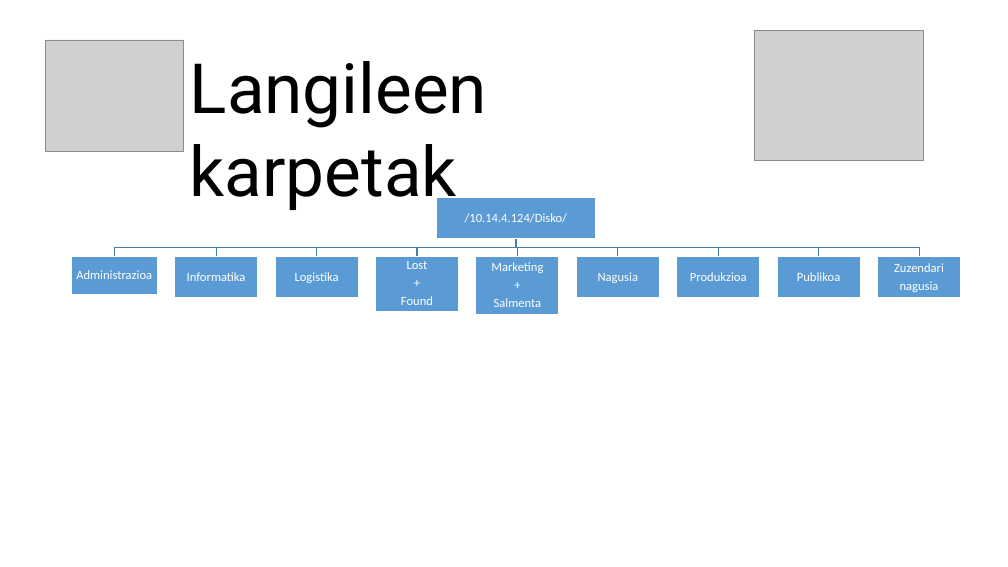
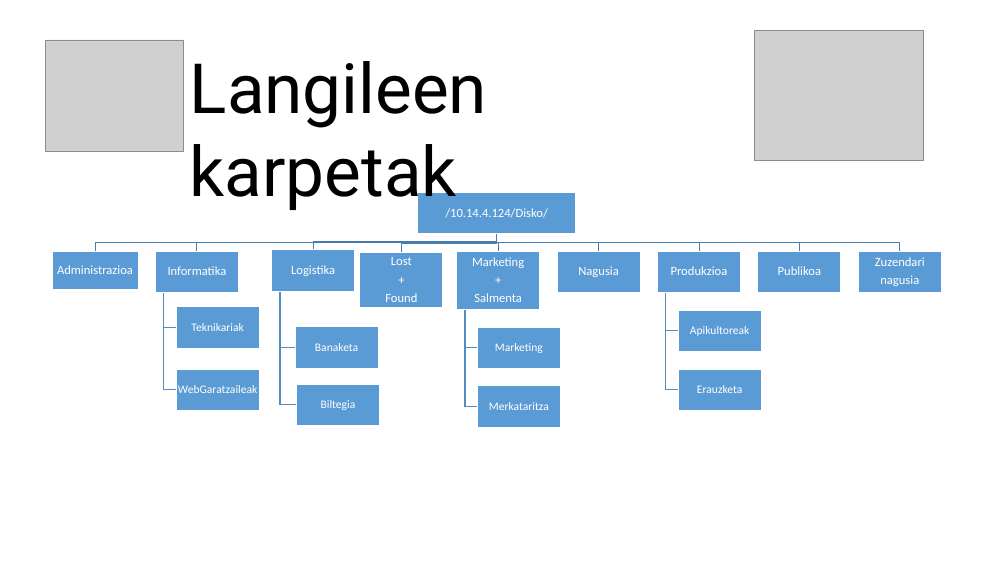
Before and after one commit to OceansForce/Erronka_5_Taldea, a slide deck: slide 2 of Aurkezpena/Aurkezpena_5.taldea_3.sprint.pptx. Drawn at 1008x567 pixels with LibreOffice and Linux fonts; fonts in the diff are those of the drawing; grey boxes stand for pictures. Boxes give left, top, right and bottom in pixels: in the first picture for what was removed or moved away, otherwise in the second. Text is boxed around its words. In the diff, an @@ line names an element or a change of style, - is before the commit and + after.

```diff
--- a/Aurkezpena/Aurkezpena_5.taldea_3.sprint.pptx
+++ b/Aurkezpena/Aurkezpena_5.taldea_3.sprint.pptx
@@ 8 texts, 8 rectangles, 7 freeform shapes: place and size @@
-8 texts, 8 rectangles, 7 freeform shapes at (71, 197, 961, 315)
+8 texts, 8 rectangles, 7 freeform shapes at (52, 192, 941, 309)
@@ freeform shape: place and size @@
-freeform shape at (317, 239, 516, 256)
+freeform shape at (313, 234, 497, 250)
@@ freeform shape: place and size @@
-freeform shape at (417, 239, 516, 256)
+freeform shape at (402, 234, 497, 253)
@@ text "Logistika": place and size @@
-text "Logistika" at (295, 272, 339, 283)
+text "Logistika" at (291, 265, 335, 276)
@@ rectangle: place and size @@
-rectangle at (275, 256, 358, 298)
+rectangle at (271, 250, 355, 291)
@@ text "Lost": place and size @@
-text "Lost" at (401, 261, 433, 305)
+text "Lost" at (385, 257, 417, 302)
@@ rectangle: place and size @@
-rectangle at (376, 256, 459, 311)
+rectangle at (360, 253, 443, 307)
@@ group added at (164, 291, 761, 428): 8 freeform shapes, 8 rectangles, 8 texts @@
+Teknikariak
+WebGaratzaileak
+Banaketa
+Biltegia
+Marketing
+Merkataritza
+Apikultoreak
+Erauzketa
```
Also in this commit, not shown: 1 slide added, 3 other files.
